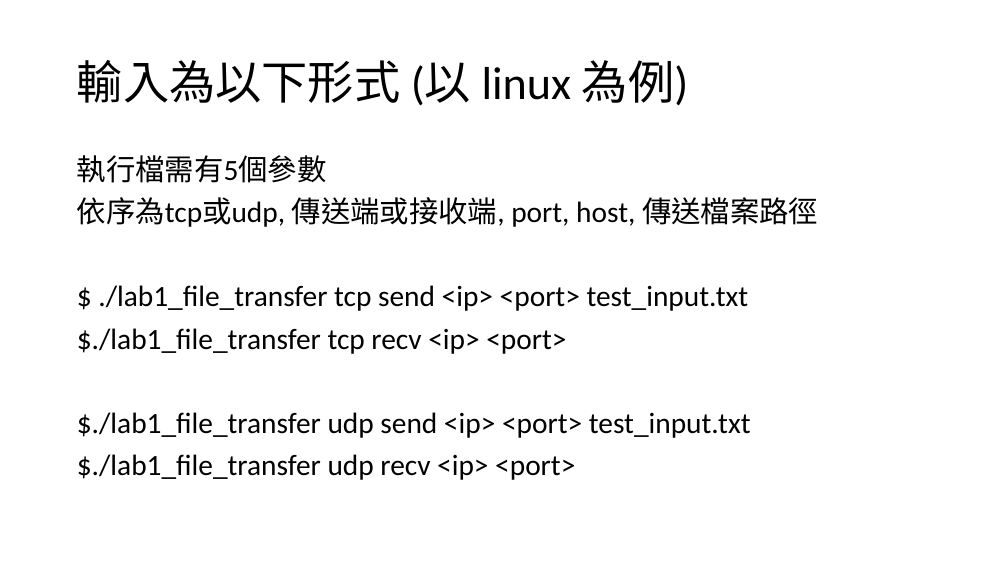
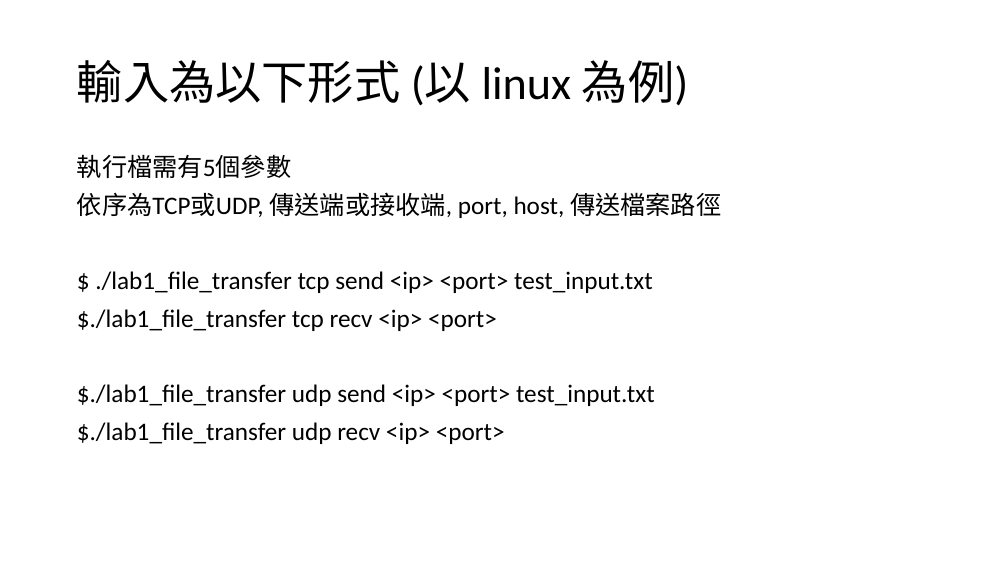
Before and after one commit to BebeShen/NCKU_Course-ComputerCommunication, a slide deck: slide 19 of LABs/lab1/Lab 1 Introduction.pptx (slide 15 before the commit). Drawn at 1008x567 pixels with LibreOffice and Linux fonts; fonts in the diff are those of the drawing. Boxes give left, top, right and bottom in pixels: in the first picture for what was removed or moved away, otherwise in the second. Text is boxed around its words. In the diff, an @@ line names an element or a change of style, - is before the commit and + after.

```diff
--- a/LABs/lab1/Lab 1 Introduction.pptx
+++ b/LABs/lab1/Lab 1 Introduction.pptx
@@ text at (77, 154, 655, 444): size 28 to 24 pt in "執行檔需有5個參數", "$ ./lab1_file_transfer tcp send <ip> <port> test_input.txt", "$./lab1_file_transfer tcp recv <ip> <port>", "$./lab1_file_transfer udp send <ip> <port> test_input.txt" and 1 more places @@
@@ text at (77, 192, 721, 218): text changed; size 28 to 24 pt @@
-依序為tcp或udp, 傳送端或接收端, port, host, 傳送檔案路徑
+依序為TCP或UDP, 傳送端或接收端, port, host, 傳送檔案路徑
```
Also in this commit, not shown: 7 other slides changed, 7 slides added, 2 slides removed, 4 other files.
